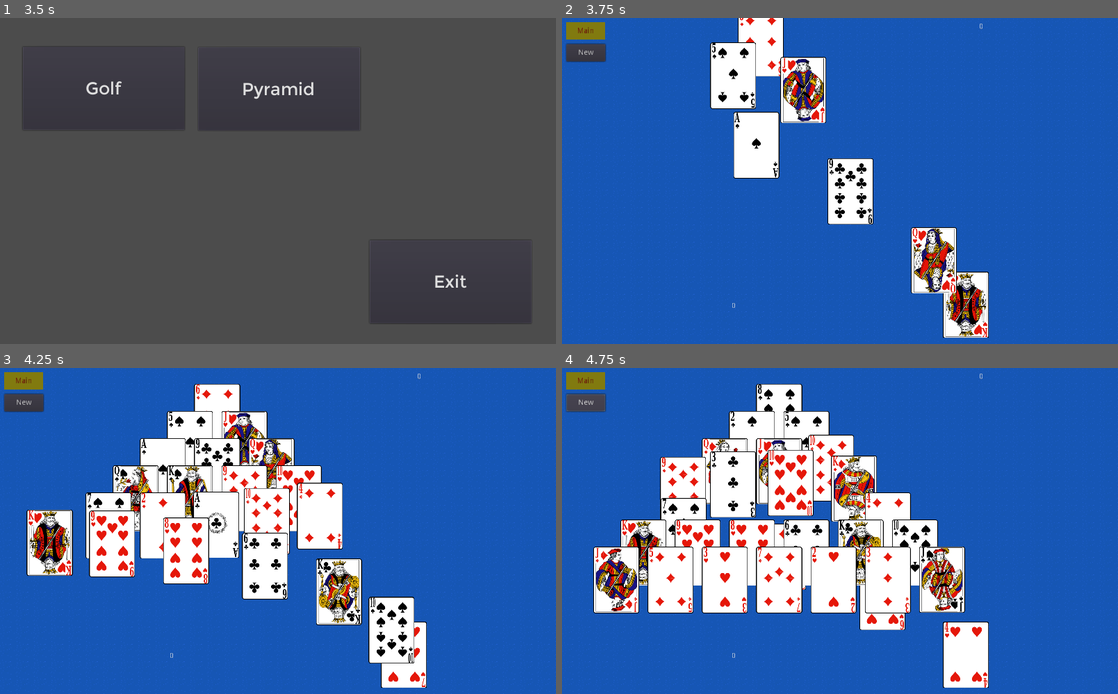
Above: before the commit, frames 1-4 (two rows, left to right).
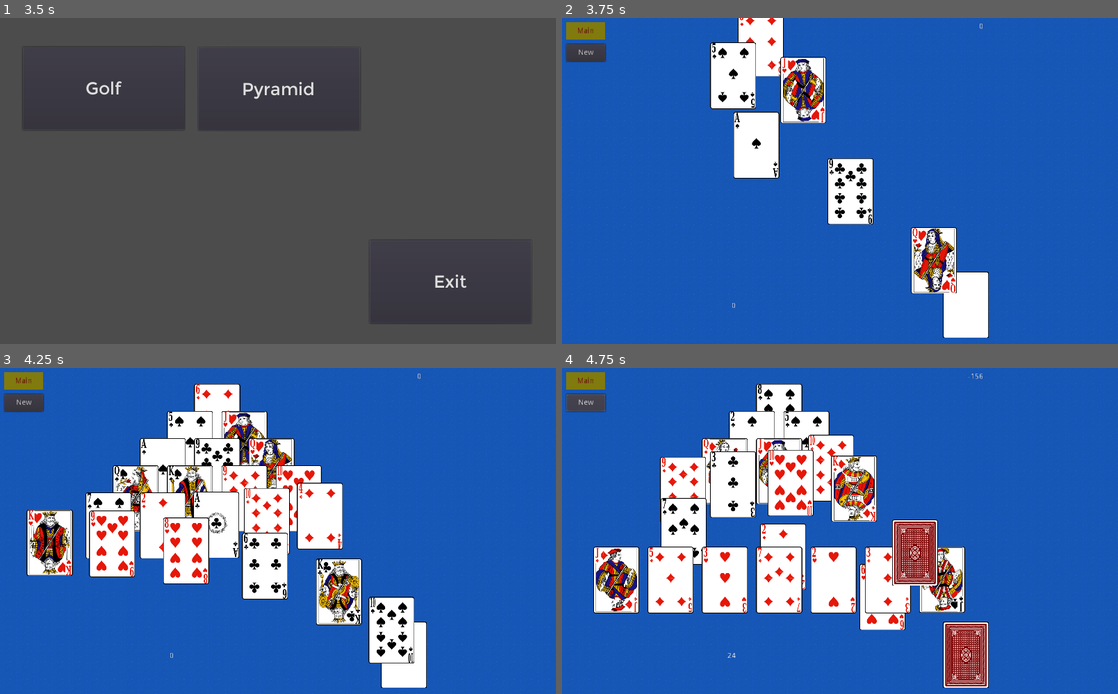
Above: after the commit, the same moments.

Repository: fbrunet99/Solitaire
Game: Godot game, scene res://main.tscn
Same seed, same stepped clock (60 frames per second), same inputs: the game is played once before the commit and once after it.
Inputs:
- Up to frame 1 (3.5 s): click "Golf" at 0.5 s; click "New" at 1.25 s; click "New" at 2 s; click "Main" at 2.75 s
- Up to frame 2 (3.75 s): click "Pyramid" at 3.5 s
- Up to frame 3 (4.25 s): no input
- Up to frame 4 (4.75 s): click "New" at 4.25 s

Frame 1 is identical in both runs. In frame 2, 0.9% of the frame differs, in the area x 68-77%, y 78-98%; in frame 3, 0.1%; in frame 4, 7.3%, in the area x 10-77%, y 1-99%.

Commit message:
WIP pyramid gameplay

Diff:
--- a/src/card_table.gd
+++ b/src/card_table.gd
@@ -4,7 +4,12 @@
 var Card = preload("res://card.tscn")
 var CardState = preload("res://card_state.gd")
 
+const DISCARD_LEFT = 1150
+
 var _deck = []
+var _undo = []
+var _stock = []
+var _tableau = []
 
 # Create a new card instance
 func create_card(idx, pos):
@@ -12,6 +17,16 @@
 	new_card.set_cardnum(idx)
 	new_card.position = pos
 	return new_card
+
+
+func remove_card(card):
+	card.position = Vector2(DISCARD_LEFT, 100)
+
+
+func store_move(card, card_type, old_num):
+	var card_state = CardState.new(card, card.position, card_type, old_num)
+	_undo.push_back(card_state)
+	print("store value:", card.get_value(), " old:", old_num)
 
 
 # Clean up any signals in the deck. This is needed because a specific card may be on
--- a/src/golf.gd
+++ b/src/golf.gd
@@ -9,11 +9,7 @@
 const TABLEAU_RIGHT = 800
 const TABLEAU_SIZE = 35
 const TABLEAU_TOP = 100
-const DISCARD_LEFT = 1150
-
-var _stock = []
-var _tableau = []
-var _undo = []
+
 
 func _ready():
 	randomize()
@@ -45,11 +41,12 @@
 func deal_cards():
 	_stock.clear()
 	_tableau.clear()
+	disconnect_deck_signals()
+
 	$Stock.make_placeholder(9)
 	$Stock.visible = false
 	$Current.visible = false
 
-	disconnect_deck_signals()
 
 	_deck.shuffle()
 	for i in range(0, _deck.size()):
@@ -191,19 +188,9 @@
 	return cards
 
 
-
-
-
 func remove_card(card):
 	card.position = Vector2(DISCARD_LEFT, 100)
 #	card.z_index = 200
-
-
-
-func store_move(card, card_type, old_num):
-	var card_state = CardState.new(card, card.position, card_type, old_num)
-	_undo.push_back(card_state)
-	print("store value:", card.get_value(), " old:", old_num)
 
 
 # Go back to the main menu
--- a/src/pyramid.gd
+++ b/src/pyramid.gd
@@ -8,13 +8,12 @@
 const TABLEAU_TOP = 90
 const CARD_SCALE = Vector2(0.5, 0.5)
 
-var _stock = []
-var _tableau = []
-var _undo = []
+var _cur_foundation
 
 # Called when the node enters the scene tree for the first time.
 func _ready():
 	randomize()
+	var _err = $Stock.connect("card_clicked", self, "on_stock_clicked")
 	var pos = $Stock.position
 
 	var card
@@ -34,10 +33,13 @@
 
 func start_game():
 	$ScoreOverlay.clear_messages()
-	deal_cards()
+	$Foundation1.visible = false
+	$Foundation2.visible = false
+	$Foundation3.visible = false
+	deal_cards(false)
 
-
-func deal_cards():
+# Shuffle the deck and move the cards to the tableau and stock
+func deal_cards(restart):
 	_stock.clear()
 	_tableau.clear()
 	disconnect_deck_signals()
@@ -48,7 +50,9 @@
 	var row_item = 1
 	var row_max = 1
 
-	_deck.shuffle()
+	if !restart:
+		_deck.shuffle()
+
 	for i in range(0, _deck.size()):
 		_deck[i].position = $Stock.position
 
@@ -75,6 +79,24 @@
 		x += COL_WIDTH
 		yield(get_tree().create_timer(0.02), "timeout")
 
+	x = $Stock.position.x
+	y = $Stock.position.y
+	for i in range(TABLEAU_SIZE, DECK_SIZE):
+		$ScoreOverlay.update_remain(1)
+		card = _deck[i]
+		card.set_face_down(true)
+		card.connect("card_clicked", self, "on_stock_clicked")
+		card.position = Vector2(x, y)
+		card.z_index = i
+		_stock.push_back(card)
+
+	$ScoreOverlay.update_score(-DECK_SIZE)
+	$ScoreOverlay.set_remain(DECK_SIZE - TABLEAU_SIZE)
+
+
+# Return true if the values given are a golf match
+func is_match(value1, value2):
+	return value1 + value2 == 13
 
 
 # Create a new card instance
@@ -85,6 +107,87 @@
 	return new_card
 
 
+func on_stock_clicked(_card):
+	move_stock($Foundation1)
+	move_stock($Foundation2)
+	move_stock($Foundation3)
+
+
+func move_stock(foundation):
+	var stock_card
+
+	if _stock.size() > 0:
+		stock_card = _stock.pop_back()
+		$StockTween.interpolate_property(stock_card,
+			"position", stock_card.position,
+			foundation.position, 0.3, Tween.TRANS_BACK, Tween.EASE_IN)
+		stock_card.set_face_down(false)
+		$StockTween.start()
+		$ScoreOverlay.update_remain(-1)
+
+
+# Remove a card from the tableau if it can be done
+func on_tableau_clicked(card):
+	print("tableau clicked")
+	var value = card.get_value()
+#	var suit = card.get_suit()
+
+	var current_value = card.get_value()
+	if is_match(current_value, 0):
+		store_move(card, CardInfo.TYPE_TABLEAU, card.get_cardnum())
+		$TableauTween.interpolate_property(card,
+			"position", card.position,
+			Vector2(-100, 0), 0.3, Tween.TRANS_QUINT, Tween.EASE_IN)
+		$TableauTween.start()
+		$ScoreOverlay.update_score(5)
+
+#	if is_match(value, current_value):
+#		store_move(card, CardInfo.TYPE_TABLEAU, $Current.get_cardnum())
+#		$TableauTween.interpolate_property(card,
+#			"position", card.position,
+#			$Current.position, 0.3, Tween.TRANS_QUINT, Tween.EASE_IN)
+#		$TableauTween.start()
+
+	if _stock.size() == 0:
+		$Stock.visible = false
+
+
+func _on_StockTween_tween_completed(card, key):
+	if card.position == $Foundation1.position:
+		$Foundation1.set_cardnum(card.get_cardnum())
+		$Foundation1.visible = true
+	elif card.position == $Foundation2.position:
+		$Foundation2.set_cardnum(card.get_cardnum())
+		$Foundation2.visible = true
+	else:
+		$Foundation3.set_cardnum(card.get_cardnum())
+		$Foundation3.visible = true
+
+	remove_card(card)
+#	detect_end()
+
+
+func _on_foundation1_clicked(card):
+	move_foundation(card)
+
+func _on_foundation2_clicked(card):
+	move_foundation(card)
+
+func _on_foundation3_clicked(card):
+	move_foundation(card)
+
+
+func move_foundation(card):
+	var current_value = card.get_value()
+	if is_match(current_value, 0):
+		store_move(card, CardInfo.TYPE_STOCK, card.get_cardnum())
+		$FoundationTween.interpolate_property(card,
+			"position", card.position,
+			Vector2(-100, 0), 0.3, Tween.TRANS_QUINT, Tween.EASE_IN)
+		$FoundationTween.start()
+		$ScoreOverlay.update_score(5)
+
+
 func _on_Main_pressed():
 	var _ret = get_tree().change_scene("res://main.tscn")
 
--- a/src/pyramid.tscn
+++ b/src/pyramid.tscn
@@ -12,6 +12,7 @@
 [node name="TextureRect" type="TextureRect" parent="."]
 margin_right = 1024.0
 margin_bottom = 600.0
+mouse_filter = 2
 texture = ExtResource( 4 )
 stretch_mode = 2
 __meta__ = {
@@ -44,7 +45,33 @@
 [node name="Stock" parent="." instance=ExtResource( 3 )]
 position = Vector2( 744, 528 )
 scale = Vector2( 0.5, 0.5 )
+z_index = 1
+
+[node name="Foundation1" parent="." instance=ExtResource( 3 )]
+visible = false
+position = Vector2( 612, 528 )
+scale = Vector2( 0.5, 0.5 )
+
+[node name="Foundation2" parent="." instance=ExtResource( 3 )]
+visible = false
+position = Vector2( 508, 528 )
+scale = Vector2( 0.5, 0.5 )
+
+[node name="Foundation3" parent="." instance=ExtResource( 3 )]
+visible = false
+position = Vector2( 401, 528 )
+scale = Vector2( 0.5, 0.5 )
 
 [node name="ShuffleTween" type="Tween" parent="."]
+
+[node name="StockTween" type="Tween" parent="."]
+
+[node name="TableauTween" type="Tween" parent="."]
+
+[node name="FoundationTween" type="Tween" parent="."]
 [connection signal="pressed" from="Main" to="." method="_on_Main_pressed"]
 [connection signal="pressed" from="New" to="." method="_on_New_pressed"]
+[connection signal="card_clicked" from="Foundation1" to="." method="_on_foundation1_clicked"]
+[connection signal="card_clicked" from="Foundation2" to="." method="_on_foundation2_clicked"]
+[connection signal="card_clicked" from="Foundation3" to="." method="_on_foundation3_clicked"]
+[connection signal="tween_completed" from="StockTween" to="." method="_on_StockTween_tween_completed"]
